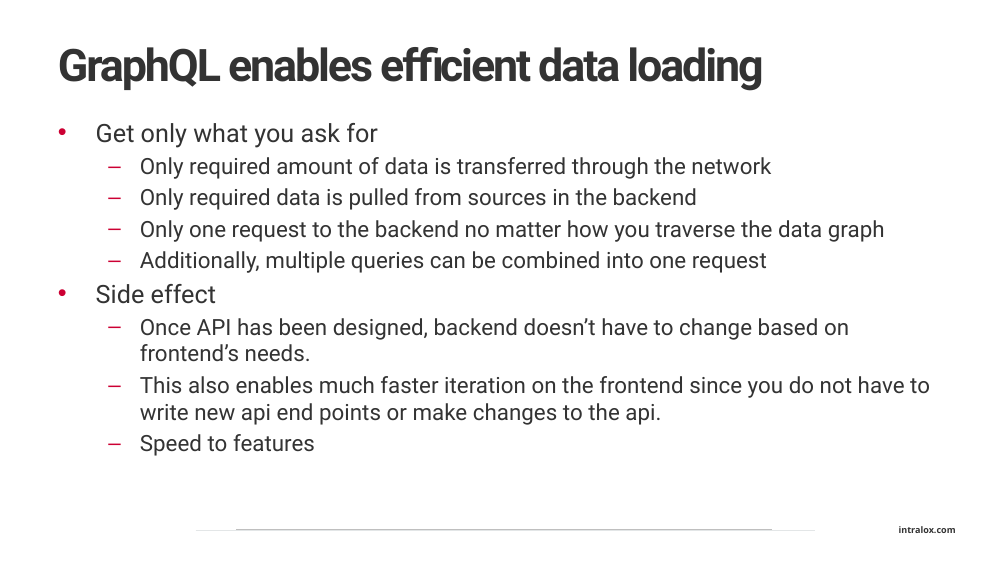
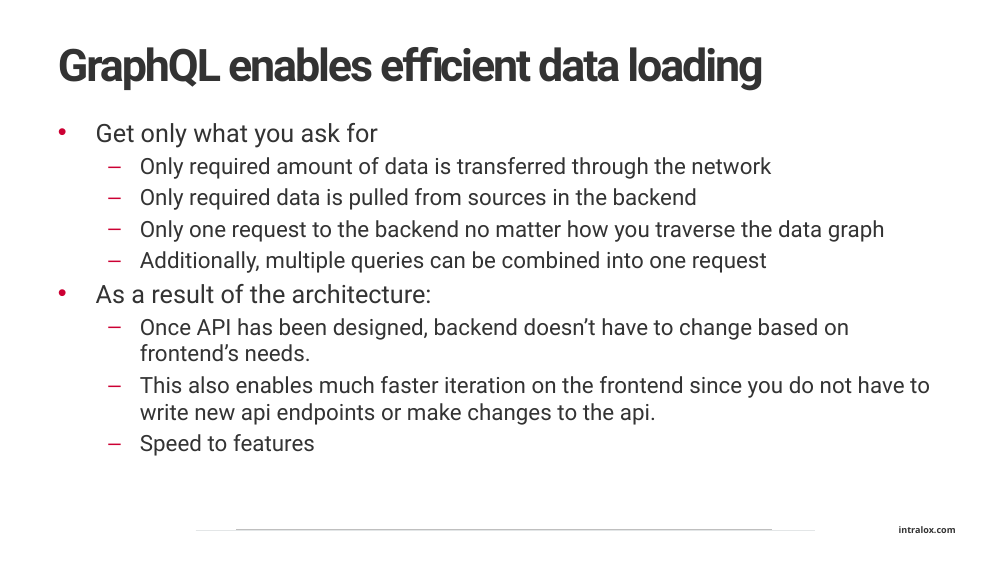
Before and after one commit to NPDSoftwareDev/graphql-presentation, a slide deck: slide 11 of graphql Introduction.pptx. Drawn at 1008x567 pixels with LibreOffice and Linux fonts; fonts in the diff are those of the drawing; background and template pictures are left out. Boxes give left, top, right and bottom in pixels: in the first picture for what was removed or moved away, otherwise in the second. Text is boxed around its words. In the diff, an @@ line names an element or a change of style, - is before the commit and + after.

```diff
--- a/graphql Introduction.pptx
+++ b/graphql Introduction.pptx
@@ text at (96,284,432,304): text changed @@
-• Side effect
+• As a result of the architecture:
@@ text at (140,376,930,425): spaces changed @@
-  – This also enables much faster iteration on the frontend since you do not have to write new api end points or make changes to the api.
+  – This also enables much faster iteration on the frontend since you do not have to write new api endpoints or make changes to the api.
```
Also in this commit, not shown: 10 other slides changed.
